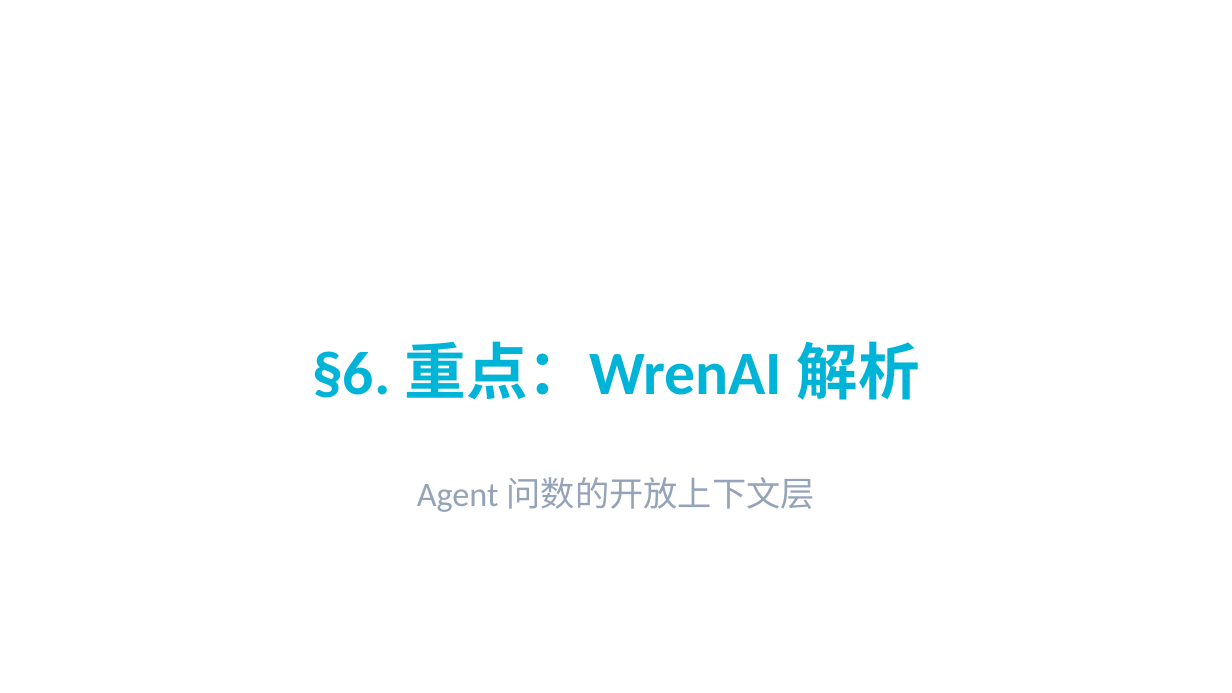
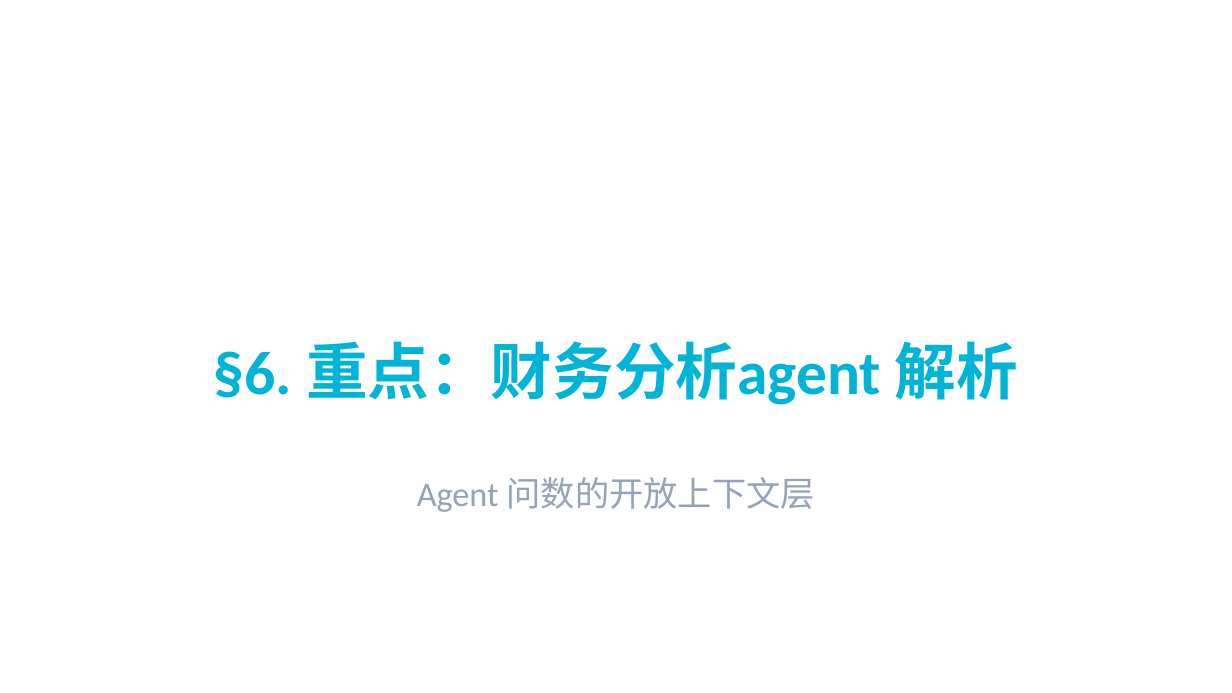
Before and after one commit to sunmoonlion/WrenAI, a slide deck: slide 17 of BI-agent研究.pptx (slide 20 before the commit). Drawn at 1232x693 pixels with LibreOffice and Linux fonts; fonts in the diff are those of the drawing; background and template pictures are left out. Boxes give left, top, right and bottom in pixels: in the first picture for what was removed or moved away, otherwise in the second. Text is boxed around its words. In the diff, an @@ line names an element or a change of style, - is before the commit and + after.

```diff
--- a/BI-agent研究.pptx
+++ b/BI-agent研究.pptx
@@ text at bbox=[214, 341, 1018, 405]: text changed @@
-§6. 重点：WrenAI 解析
+§6. 重点：财务分析agent 解析
```
Also in this commit, not shown: 7 other slides changed, 10 slides removed.
